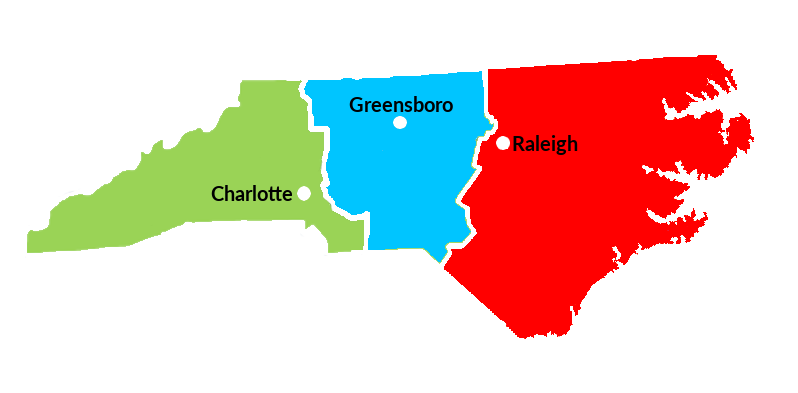
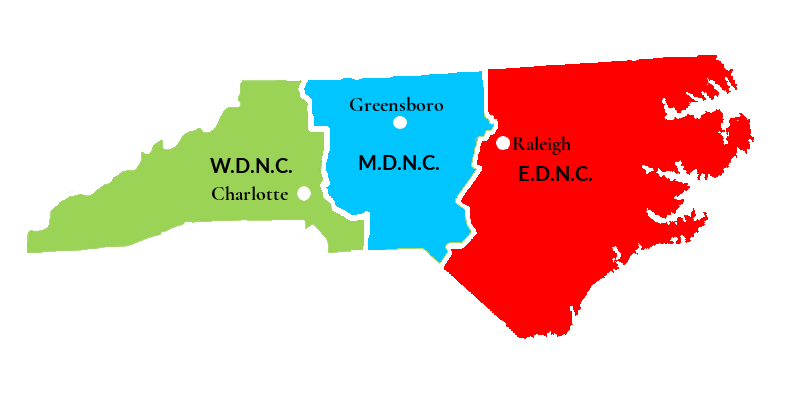
Two versions of the same layered image (798x393). Layer-by-layer changes:
painted on "Charlotte" over [left=211, top=185, right=292, bottom=201]
painted on "Raleigh" over [left=512, top=135, right=578, bottom=155]
painted on "Greensboro" over [left=349, top=96, right=453, bottom=112]
added layer "W.D.N.C." above "E.D.N.C." over [left=210, top=158, right=292, bottom=173]
added layer "E.D.N.C." above "M.D.N.C." over [left=519, top=166, right=592, bottom=181]
added layer "M.D.N.C." above "nc-e.gif" over [left=359, top=155, right=439, bottom=170]
